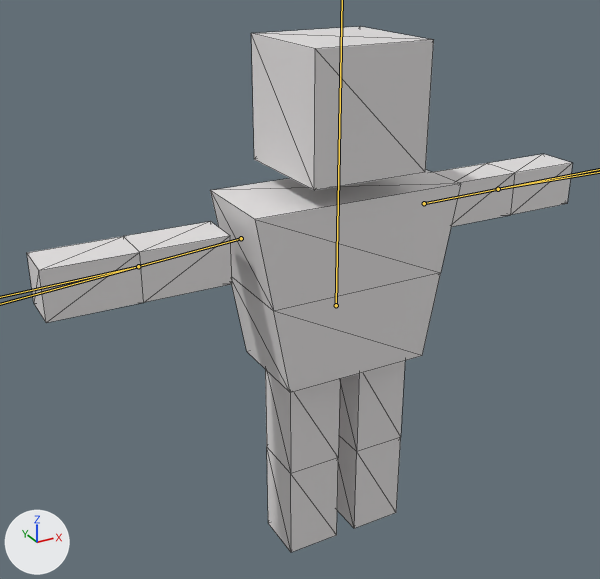
Before and after pictures for a commit that changed the glTF model public/boxman_2.glb.
Before and after are seen from a 50 mm lens placed at (-1.289, -2.064, 1.489), pointed at (-0.041, 0.205, 0.354). Lighting does not change. The marker at lower left points along +X, +Y and +Z. The bones that change are drawn over the model as lines. Mesh edges are drawn as thin lines.

In view in the first picture: 'Arm_L', 'Arm_R', 'Head', 'Leg_L', 'Leg_R', 'Torso'.
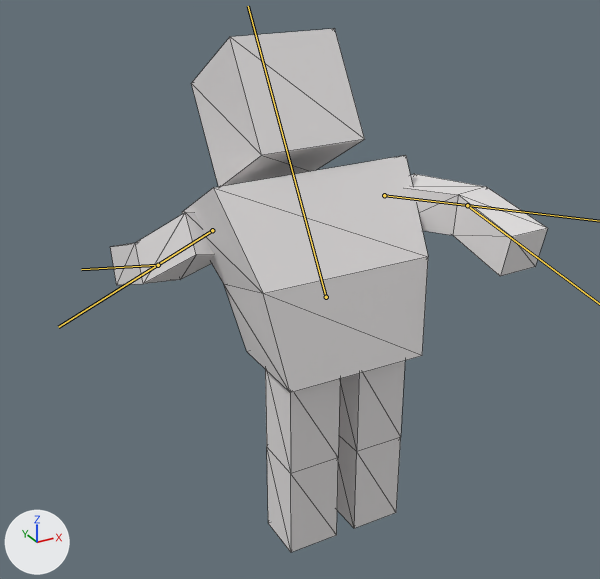
The newer file adds an action. The first version stands in its rest pose; the second is drawn at frame 6 of the action 'Running_Upper'.

Pixel boxes [x1, y1, x2, y2] of what changed, in the pictures (600 x 579 px):
'Torso', posed (7% taller)
    before: [210, 170, 461, 393]
    after: [182, 155, 428, 393]
'Head', posed
    before: [251, 26, 434, 190]
    after: [191, 29, 365, 187]
'Arm_L', posed
    before: [27, 221, 232, 323]
    after: [110, 212, 214, 285]
'Arm_R', posed (39% taller)
    before: [433, 154, 573, 227]
    after: [406, 174, 548, 276]

The edits, one by one:
Bone 'Bone' (bone_bone) moves from (0.0, 0.0, 0.0) to (0.21, 0.02, 0.0).
Bone 'Bone' (bone_bone) turns from (0, 0, 0) to (-1, 1, -30) degrees about its own x, y and z.
Bone 'Bone.002' (bone_bone_002) turns from (0, 0, 0) to (67, -64, -1) degrees about its own x, y and z.
Bone 'Bone.003' (bone_bone_003) turns from (0, 0, 0) to (22, 6, -16) degrees about its own x, y and z.
Bone 'Bone.005' (bone_bone_005) turns from (0, 0, 0) to (-26, -79, -45) degrees about its own x, y and z.
Bone 'Bone.006' (bone_bone_006) turns from (0, 0, 0) to (-20, -7, -16) degrees about its own x, y and z.
